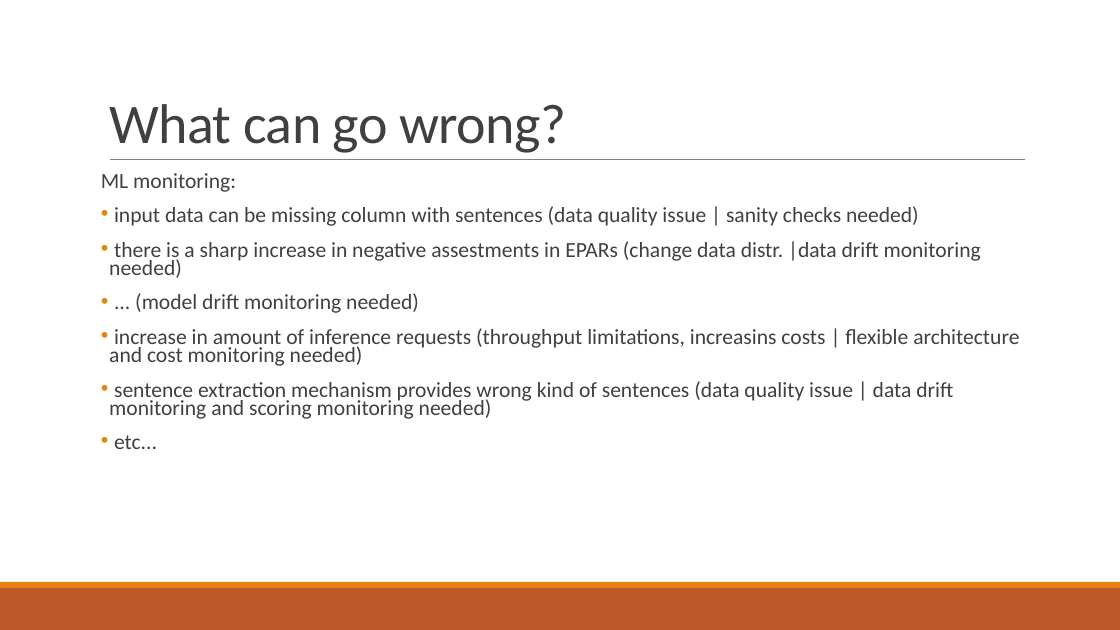
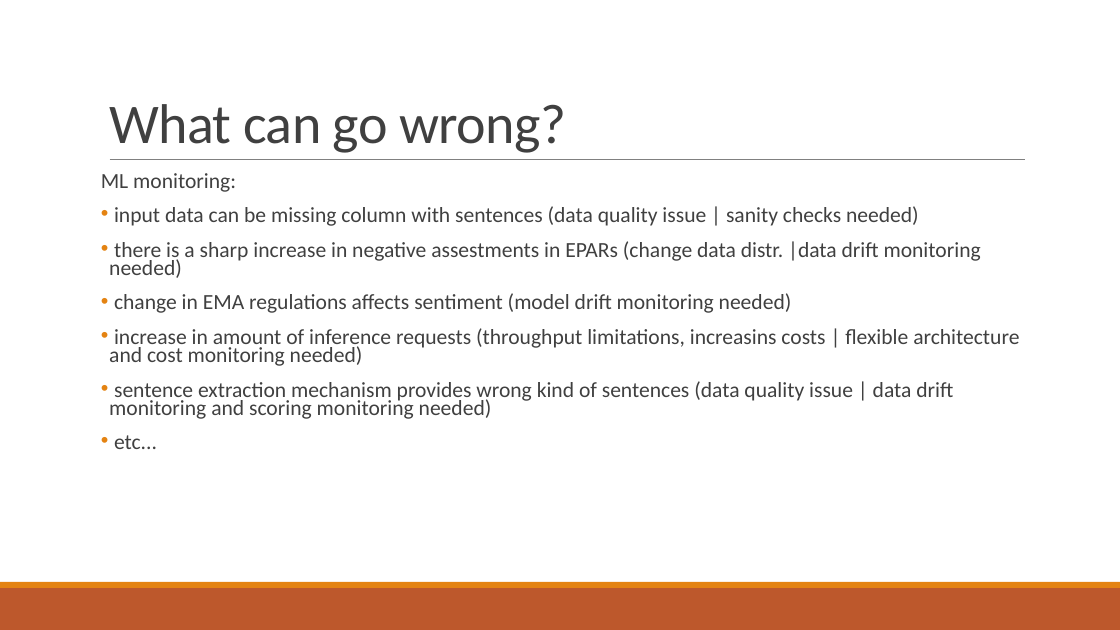
Before and after one commit to nlp-task-kp/sentiment_analysis, a slide deck: slide 14 of presentation/Sentiment analysis for EPARs.pptx (slide 13 before the commit). Drawn at 1120x630 pixels with LibreOffice and Linux fonts; fonts in the diff are those of the drawing. Boxes give left, top, right and bottom in pixels: in the first picture for what was removed or moved away, otherwise in the second. Text is boxed around its words. In the diff, an @@ line names an element or a change of style, - is before the commit and + after.

```diff
--- a/presentation/Sentiment analysis for EPARs.pptx
+++ b/presentation/Sentiment analysis for EPARs.pptx
@@ text at <box>114,293,792,313</box>: text changed @@
-• ... (model drift monitoring needed)
+• change in EMA regulations affects sentiment (model drift monitoring needed)
```
Also in this commit, not shown: 11 other slides changed, 4 slides added, 2 slides removed.
